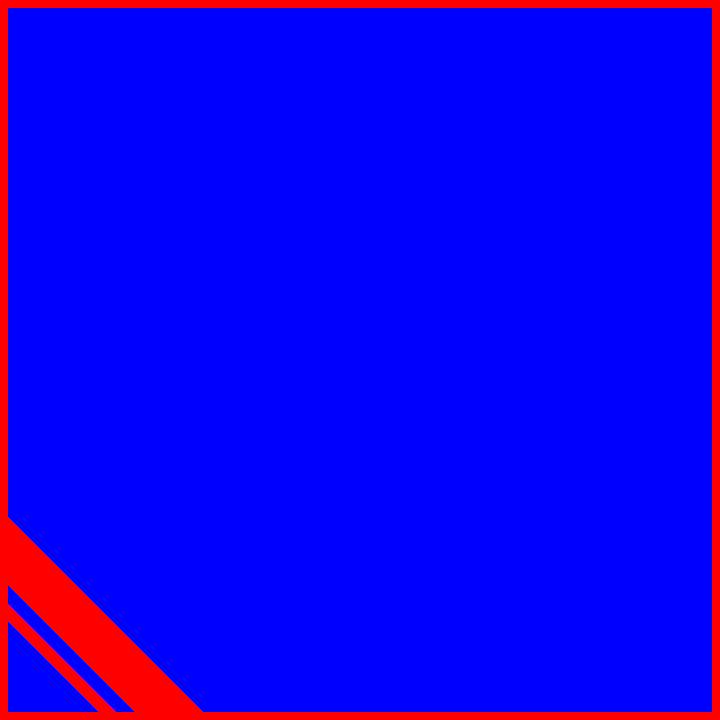
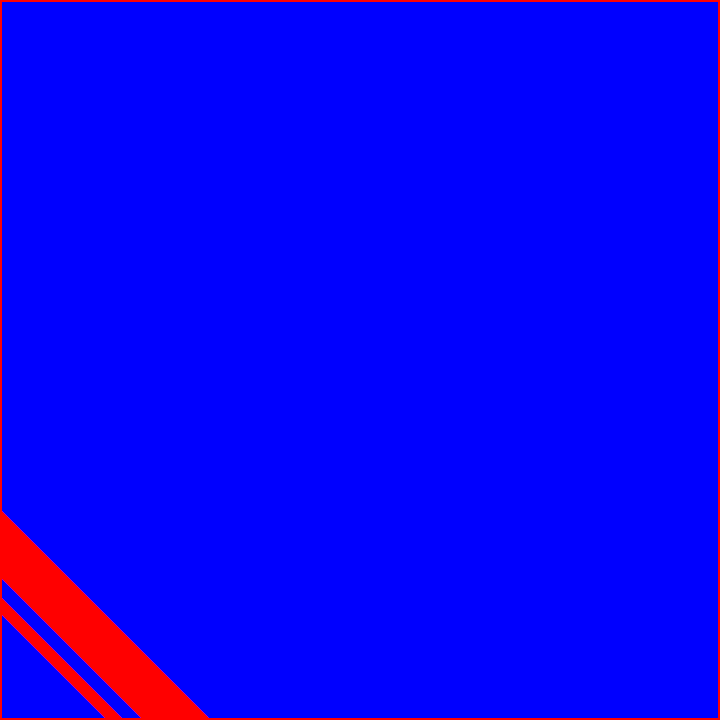
Revision of a layered 720px x 720px image; what changed, layer by layer:
pixels changed over bbox(2, 2, 718, 718) (layer not identified)
